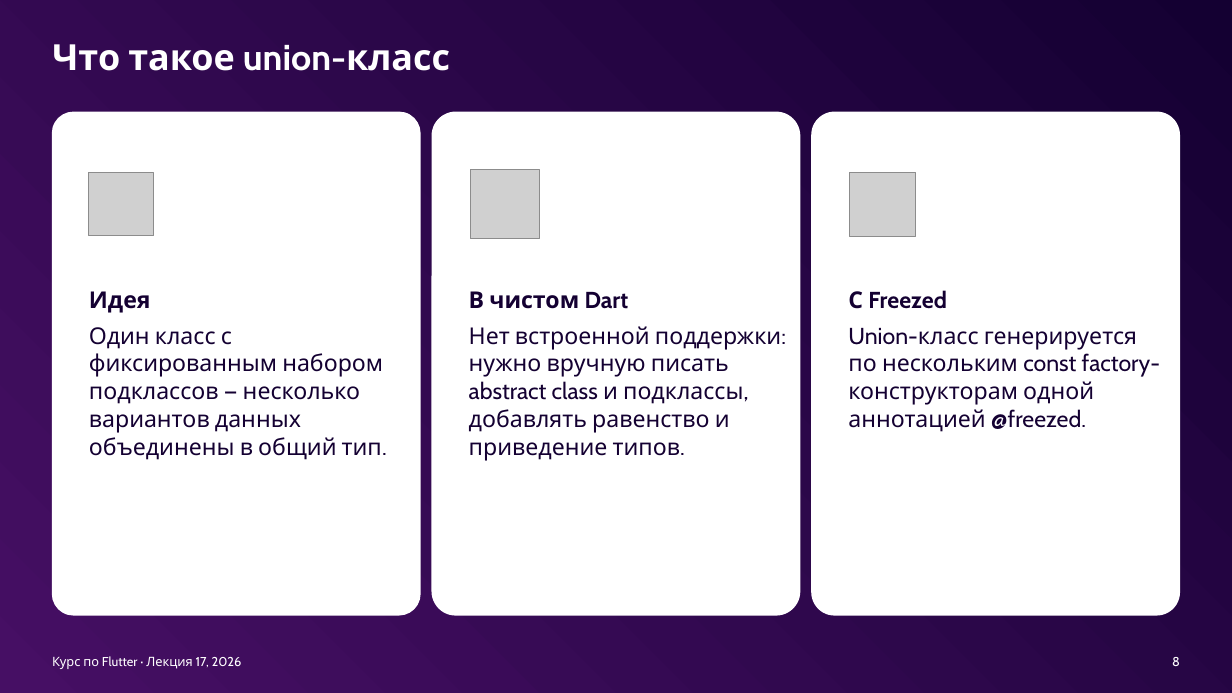
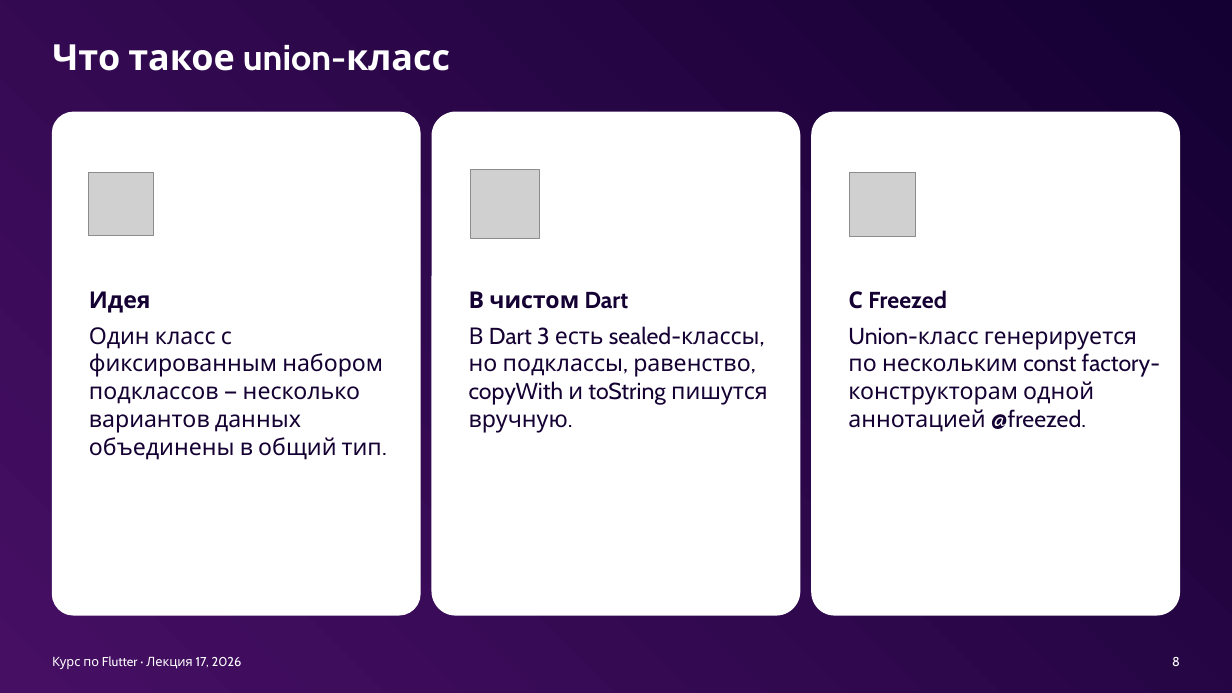
Before and after one commit to xander9112/university_flutter_course, a slide deck: slide 8 of Лекция 17 - Генерация кода/Лекция 17 - Генерация кода.pptx. Drawn at 1232x693 pixels with LibreOffice and Linux fonts; fonts in the diff are those of the drawing; grey boxes stand for pictures; background and template pictures are left out. Boxes give left, top, right and bottom in pixels: in the first picture for what was removed or moved away, otherwise in the second. Text is boxed around its words. In the diff, an @@ line names an element or a change of style, - is before the commit and + after.

```diff
--- a/Лекция 17 - Генерация кода/Лекция 17 - Генерация кода.pptx
+++ b/Лекция 17 - Генерация кода/Лекция 17 - Генерация кода.pptx
@@ text at (x1=469, y1=326, x2=768, y2=433): text changed @@
-Нет встроенной поддержки: нужно вручную писать abstract class и подклассы, добавлять равенство и приведение типов.
+В Dart 3 есть sealed-классы, но подклассы, равенство, copyWith и toString пишутся вручную.
```
Also in this commit, not shown: 3 other slides changed, 16 other files.
